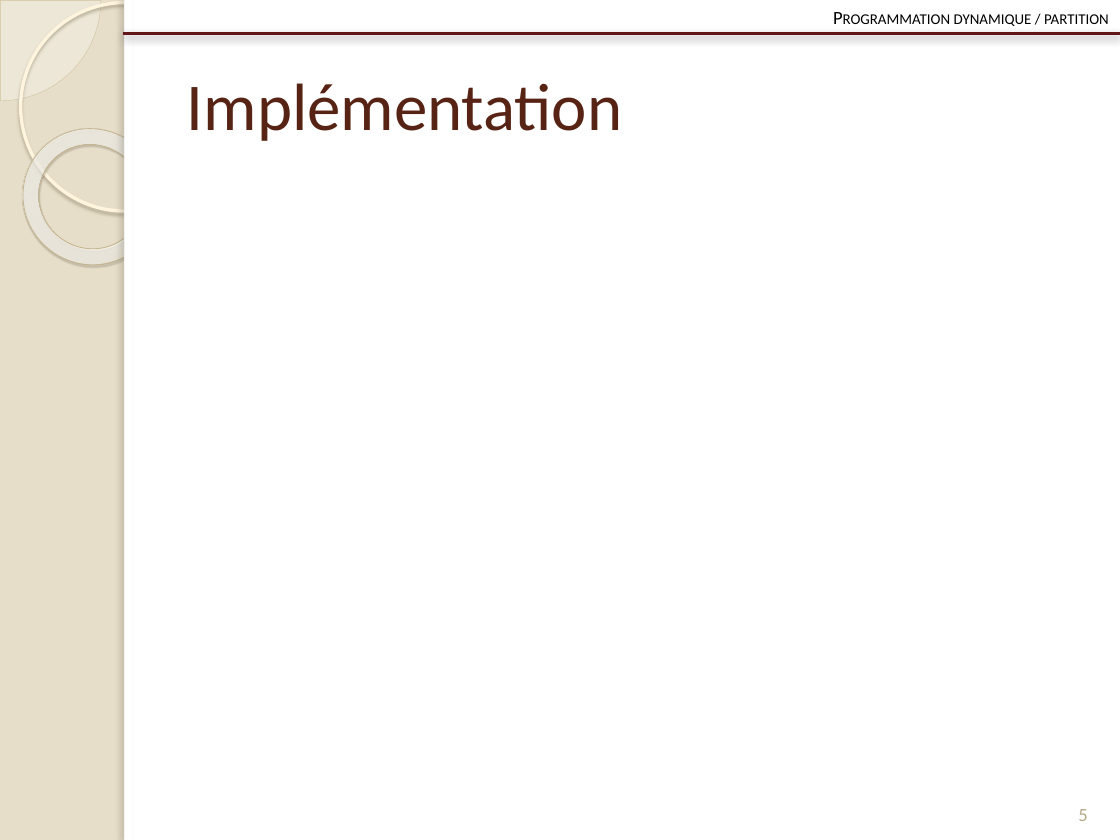
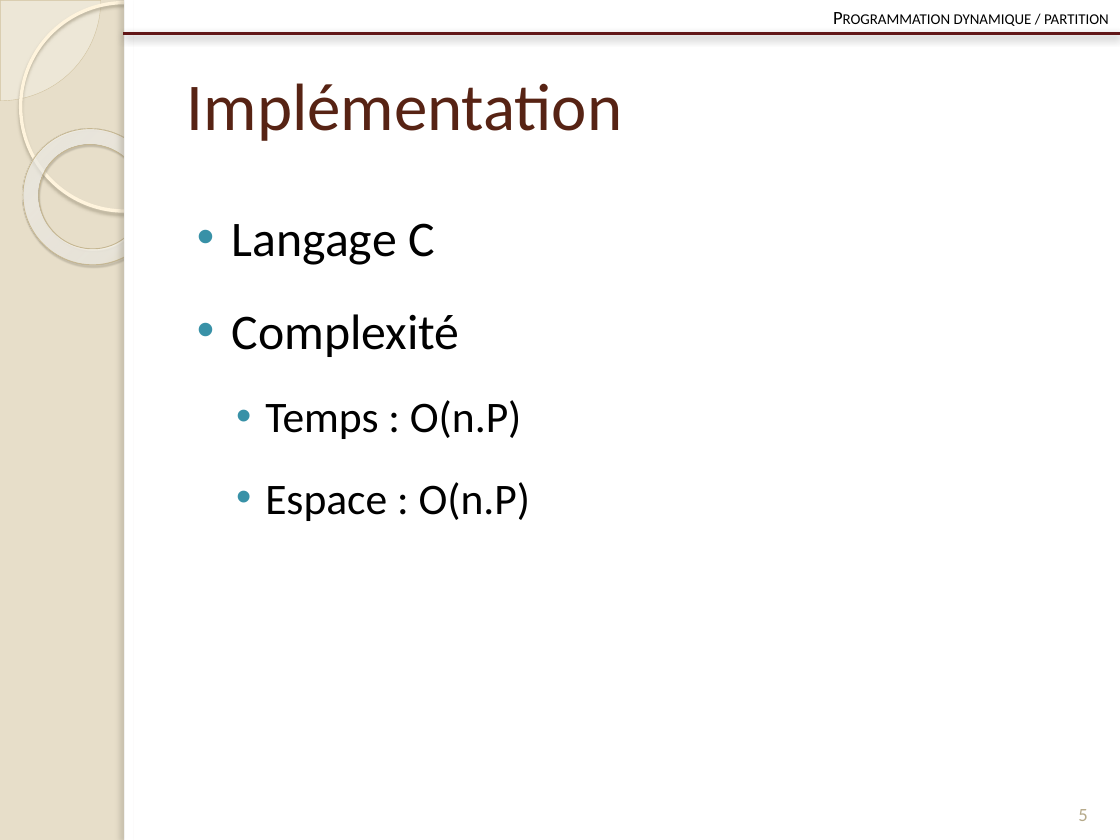
Before and after one commit to Origraena/moca, a slide deck: slide 6 of gmin213/tp/presentation/pres.pptx. Drawn at 1120x840 pixels with LibreOffice and Linux fonts; fonts in the diff are those of the drawing. Boxes give left, top, right and bottom in pixels: in the first picture for what was removed or moved away, otherwise in the second. Text is boxed around its words. In the diff, an @@ line names an element or a change of style, - is before the commit and + after.

```diff
--- a/gmin213/tp/presentation/pres.pptx
+++ b/gmin213/tp/presentation/pres.pptx
@@ text added at [232,223,530,521], 28 pt, text #000000 @@
+• Langage C
+• Complexité
+  • Temps : O(n.P)
+  • Espace : O(n.P)
```
Also in this commit, not shown: 5 other slides changed, 2 slides removed, 4 other files.
